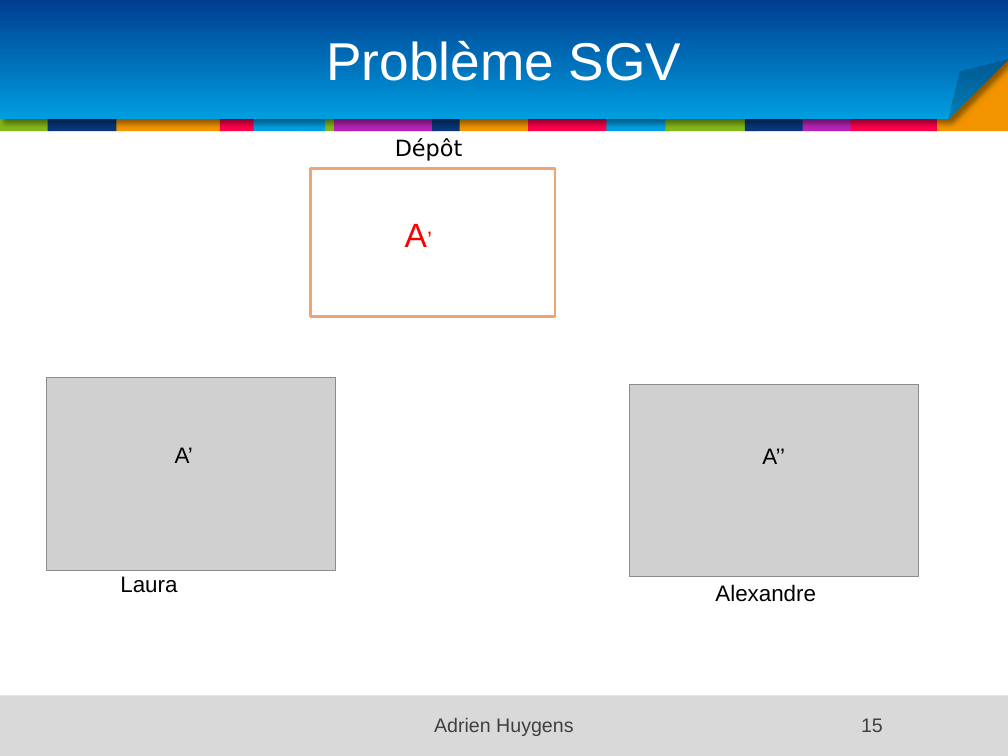
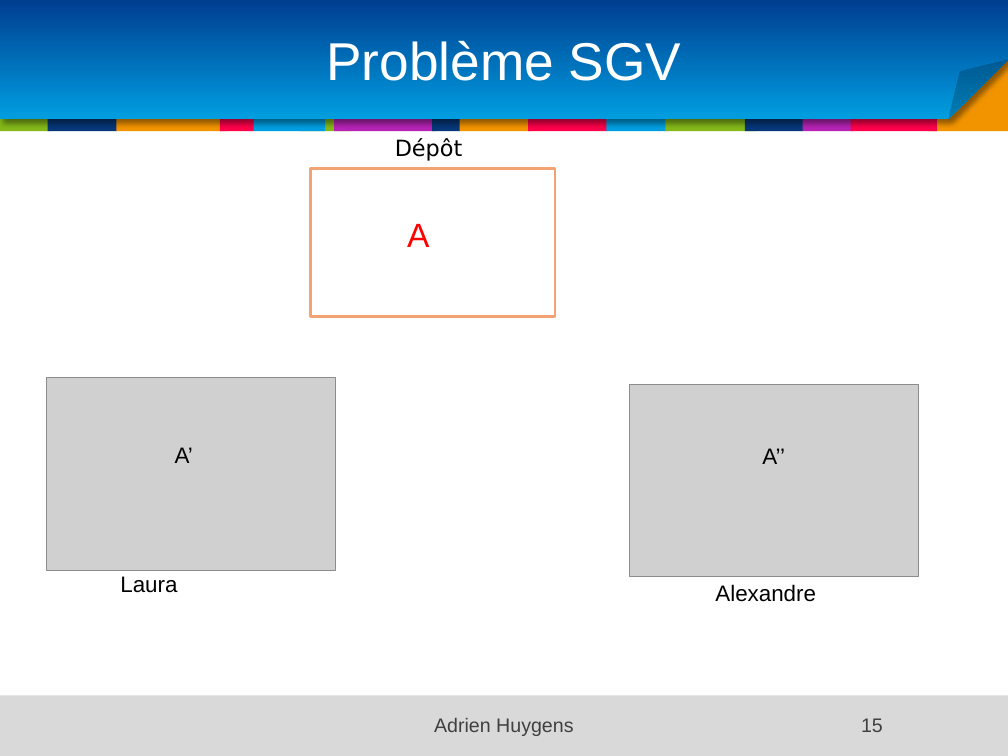
Before and after one commit to samouraii/CoursEntrepriseNumerique, a slide deck: slide 15 of Chapitre1.pptx. Drawn at 1008x756 pixels with LibreOffice and Linux fonts; fonts in the diff are those of the drawing; grey boxes stand for pictures; background and template pictures are left out. Boxes give left, top, right and bottom in pixels: in the first picture for what was removed or moved away, otherwise in the second. Text is boxed around its words. In the diff, an @@ line names an element or a change of style, - is before the commit and + after.

Commit message:
Correction commande

```diff
--- a/Chapitre1.pptx
+++ b/Chapitre1.pptx
@@ text at [407, 224, 429, 247]: text changed @@
-A’
+A
```
